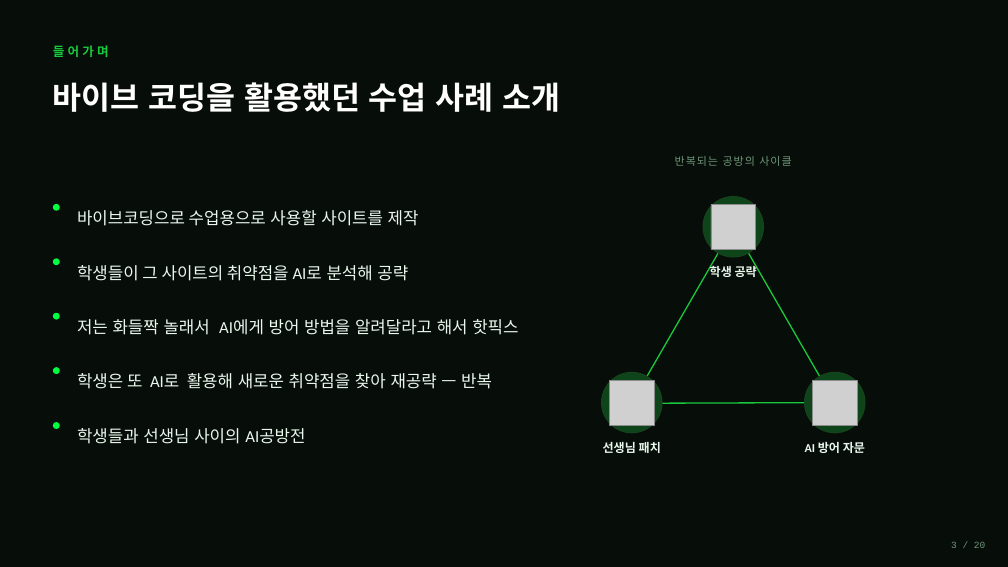
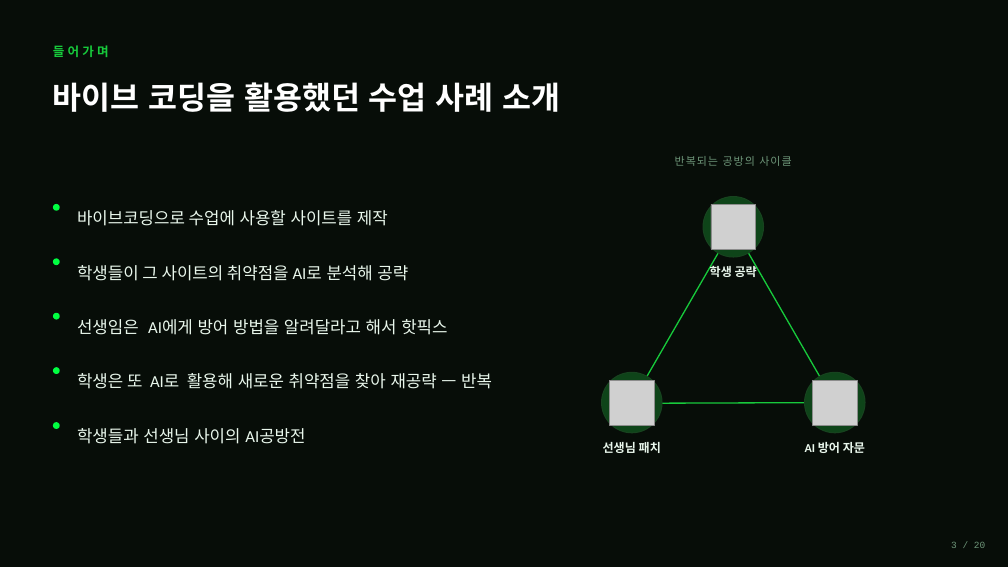
Before and after one commit to shk-cell/Macro_Classroom, a slide deck: slide 3 of 가르치지않아도배운다_발표_v2.pptx. Drawn at 1008x567 pixels with LibreOffice and Linux fonts; fonts in the diff are those of the drawing; grey boxes stand for pictures. Boxes give left, top, right and bottom in pixels: in the first picture for what was removed or moved away, otherwise in the second. Text is boxed around its words. In the diff, an @@ line names an element or a change of style, - is before the commit and + after.

```diff
--- a/가르치지않아도배운다_발표_v2.pptx
+++ b/가르치지않아도배운다_발표_v2.pptx
@@ text at (77, 210, 388, 226): text changed @@
-바이브코딩으로 수업용으로 사용할 사이트를 제작
+바이브코딩으로 수업에 사용할 사이트를 제작
@@ text at (77, 319, 447, 335): text changed @@
-저는 화들짝 놀래서 AI에게 방어 방법을 알려달라고 해서 핫픽스
+선생임은 AI에게 방어 방법을 알려달라고 해서 핫픽스
```
Also in this commit, not shown: 1 other slide changed, 1 slide added.
